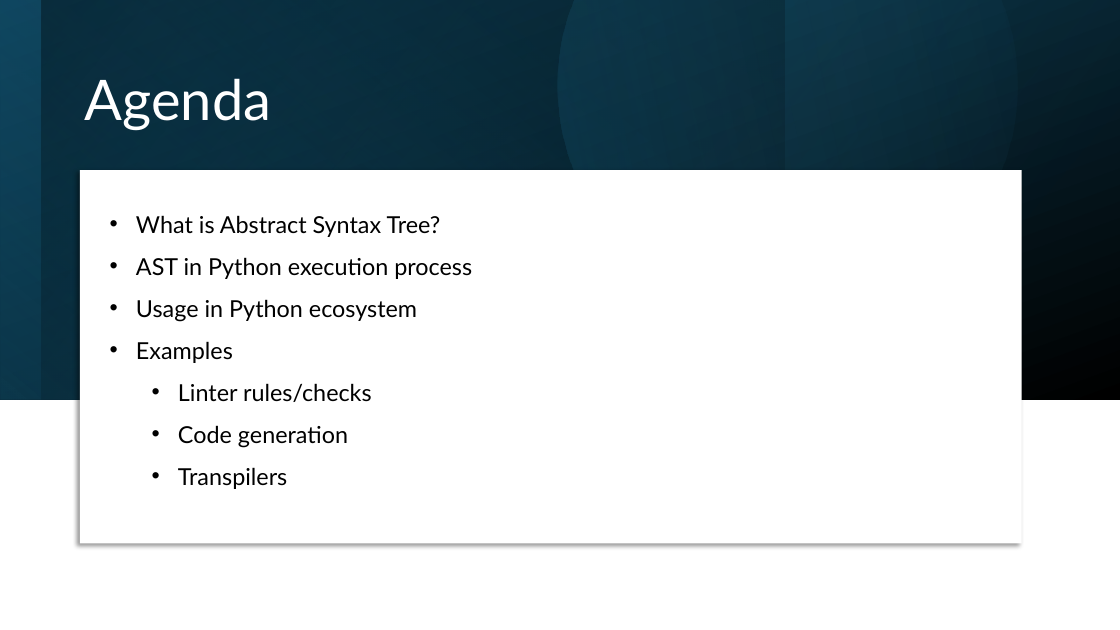
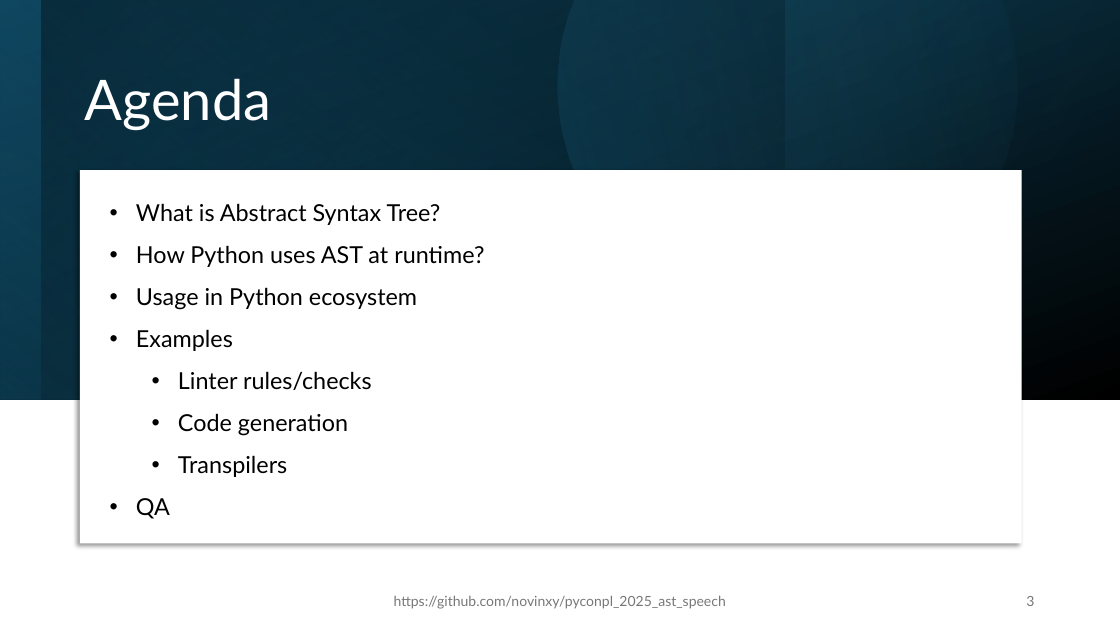
Before and after one commit to novinxy/pyconpl_2025_ast_speech, a slide deck: slide 3 of presentation.pptx. Drawn at 1120x630 pixels with LibreOffice and Linux fonts; fonts in the diff are those of the drawing. Boxes give left, top, right and bottom in pixels: in the first picture for what was removed or moved away, otherwise in the second. Text is boxed around its words. In the diff, an @@ line names an element or a change of style, - is before the commit and + after.

```diff
--- a/presentation.pptx
+++ b/presentation.pptx
@@ text "What is Abstract Syntax Tree?": place and size @@
-text "What is Abstract Syntax Tree?" at (136, 215, 472, 489)
+text "What is Abstract Syntax Tree?" at (136, 203, 484, 519)
@@ text at (136, 245, 484, 267): text changed @@
-• AST in Python execution process
+• How Python uses AST at runtime?
@@ text at (136, 498, 170, 519): paragraph added @@
+• QA
@@ text added at (394, 595, 726, 609), 12 pt, text #797979 @@
+https://github.com/novinxy/pyconpl_2025_ast_speech
@@ page number added at (1026, 596, 1034, 606), 12 pt, text #797979 @@
+3
```
Also in this commit, not shown: 11 other slides changed.
